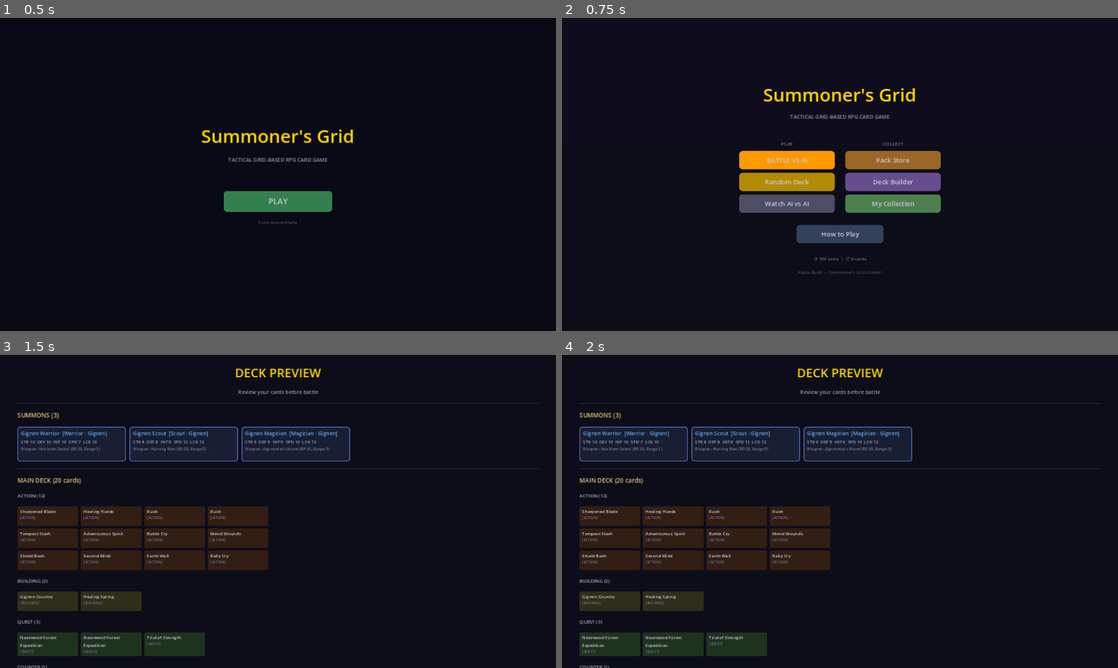
Above: before the commit, frames 1-4 (two rows, left to right).
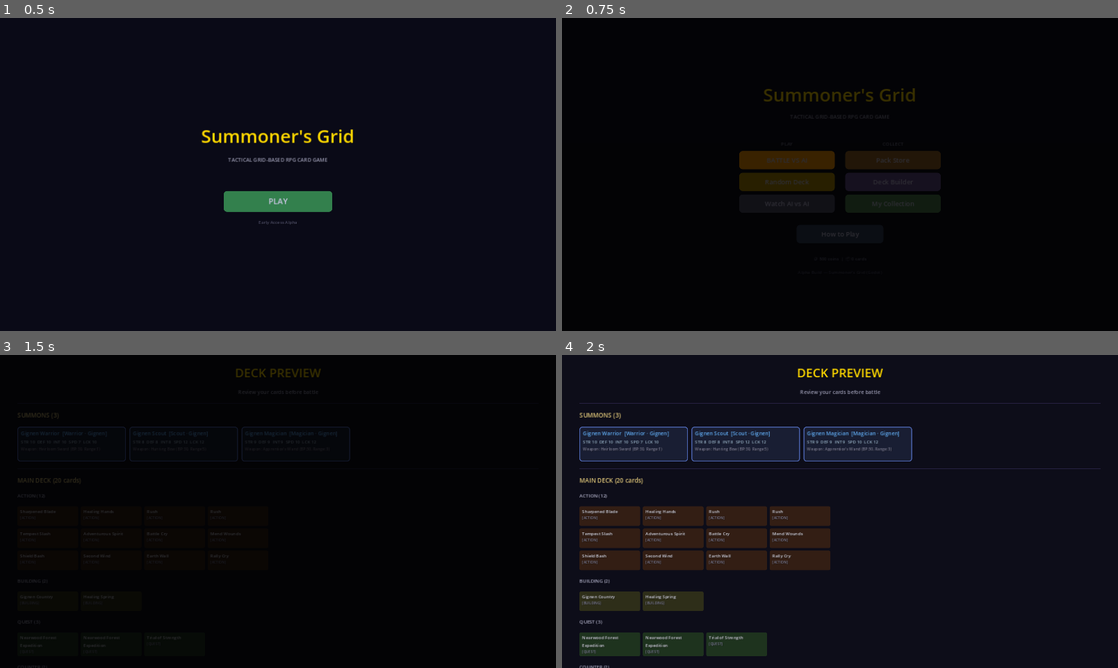
Above: after the commit, the same moments.

Repository: look-itsaxiom/summoners-grid
Game: Godot game, scene res://scenes/login.tscn
Two runs of this game, one before a commit and one after it. Both use one fixed random seed, a clock stepped at 60 frames per second and the inputs below.
Inputs:
- Up to frame 1 (0.5 s): no input
- Up to frame 2 (0.75 s): click "PLAY" at 0.5 s
- Up to frame 3 (1.5 s): click "BATTLE VS AI" at 1.25 s
- Up to frame 4 (2 s): no input

Frame 1 is identical in both runs. In frame 2, 8.1% of the frame differs, in the area x 31-69%, y 22-82%; in frame 3, 20%, in the area x 3-97%, y 4-100%; in frame 4, nothing differs.

Commit message:
feat: fade transitions between all screens
SceneTransition autoload: smooth 0.3s fade-to-black between
all screens. Wired into every navigation point. Premium feel.

Co-Authored-By: Claude Opus 4.6 (1M context) <noreply@anthropic.com>

Diff:
--- a/godot/project.godot
+++ b/godot/project.godot
@@ -11,6 +11,11 @@
 config/features=PackedStringArray("4.3")
 
 [autoload]
+
+
+
+
+
 
 
 
@@ -80,6 +85,8 @@
 
 Auth="*res://scripts/engine/auth.gd"
 
+SceneTransition="*res://scripts/engine/scene_transition.gd"
+
 
 [display]
 window/stretch/mode="canvas_items"
--- /dev/null
+++ b/godot/scripts/engine/scene_transition.gd
@@ -0,0 +1,42 @@
+extends CanvasLayer
+## Global scene transition — fade to black between scenes.
+## Use: SceneTransition.change_scene("res://scenes/menu.tscn")
+
+var _overlay: ColorRect
+var _is_transitioning := false
+
+
+func _ready() -> void:
+	layer = 100  # Always on top
+	_overlay = ColorRect.new()
+	_overlay.color = Color(0, 0, 0, 0)
+	_overlay.set_anchors_preset(Control.PRESET_FULL_RECT)
+	_overlay.mouse_filter = Control.MOUSE_FILTER_IGNORE
+	add_child(_overlay)
+
+
+## Fade out, change scene, fade in.
+func change_scene(path: String, duration: float = 0.3) -> void:
+	if _is_transitioning:
+		return
+	_is_transitioning = true
+	_overlay.mouse_filter = Control.MOUSE_FILTER_STOP
+
+	# Fade to black
+	var tween := create_tween()
+	tween.tween_property(_overlay, "color:a", 1.0, duration * 0.5)
+	await tween.finished
+
+	# Change scene
+	get_tree().change_scene_to_file(path)
+
+	# Wait a frame for scene to load
+	await get_tree().process_frame
+
+	# Fade from black
+	var tween2 := create_tween()
+	tween2.tween_property(_overlay, "color:a", 0.0, duration * 0.5)
+	await tween2.finished
+
+	_overlay.mouse_filter = Control.MOUSE_FILTER_IGNORE
+	_is_transitioning = false
--- a/godot/scripts/ui/collection.gd
+++ b/godot/scripts/ui/collection.gd
@@ -194,7 +194,7 @@
 	bs.corner_radius_bottom_left = 6
 	bs.corner_radius_bottom_right = 6
 	back_btn.add_theme_stylebox_override("normal", bs)
-	back_btn.pressed.connect(func(): get_tree().change_scene_to_file("res://scenes/menu.tscn"))
+	back_btn.pressed.connect(func(): get_node("/root/SceneTransition").change_scene("res://scenes/menu.tscn"))
 	vbox.add_child(back_btn)
 
 	var store_btn := Button.new()
@@ -208,7 +208,7 @@
 	ss.corner_radius_bottom_left = 6
 	ss.corner_radius_bottom_right = 6
 	store_btn.add_theme_stylebox_override("normal", ss)
-	store_btn.pressed.connect(func(): get_tree().change_scene_to_file("res://scenes/pack_store.tscn"))
+	store_btn.pressed.connect(func(): get_node("/root/SceneTransition").change_scene("res://scenes/pack_store.tscn"))
 	vbox.add_child(store_btn)
 
 	return panel
--- a/godot/scripts/ui/deck_builder.gd
+++ b/godot/scripts/ui/deck_builder.gd
@@ -160,7 +160,7 @@
 	bs.corner_radius_bottom_left = 6
 	bs.corner_radius_bottom_right = 6
 	back_btn.add_theme_stylebox_override("normal", bs)
-	back_btn.pressed.connect(func(): get_tree().change_scene_to_file("res://scenes/menu.tscn"))
+	back_btn.pressed.connect(func(): get_node("/root/SceneTransition").change_scene("res://scenes/menu.tscn"))
 	vbox.add_child(back_btn)
 
 	return panel
--- a/godot/scripts/ui/login_screen.gd
+++ b/godot/scripts/ui/login_screen.gd
@@ -80,7 +80,7 @@
 	var hover := style.duplicate()
 	hover.bg_color = style.bg_color.lightened(0.15)
 	play_btn.add_theme_stylebox_override("hover", hover)
-	play_btn.pressed.connect(func(): get_tree().change_scene_to_file("res://scenes/menu.tscn"))
+	play_btn.pressed.connect(func(): get_node("/root/SceneTransition").change_scene("res://scenes/menu.tscn"))
 	center.add_child(play_btn)
 
 	var note := Label.new()
--- a/godot/scripts/ui/main_menu_screen.gd
+++ b/godot/scripts/ui/main_menu_screen.gd
@@ -230,34 +230,34 @@
 	var gm = get_node("/root/GameManager")
 	gm.spectator_mode = false
 	gm.use_random_decks = false
-	get_tree().change_scene_to_file("res://scenes/deck_preview.tscn")
+	get_node("/root/SceneTransition").change_scene("res://scenes/deck_preview.tscn")
 
 
 func _on_random_game() -> void:
 	var gm = get_node("/root/GameManager")
 	gm.spectator_mode = false
 	gm.use_random_decks = true
-	get_tree().change_scene_to_file("res://scenes/game.tscn")
+	get_node("/root/SceneTransition").change_scene("res://scenes/game.tscn")
 
 
 func _on_watch_ai() -> void:
 	var gm = get_node("/root/GameManager")
 	gm.spectator_mode = true
 	gm.use_random_decks = false
-	get_tree().change_scene_to_file("res://scenes/game.tscn")
+	get_node("/root/SceneTransition").change_scene("res://scenes/game.tscn")
 
 
 func _on_pack_store() -> void:
-	get_tree().change_scene_to_file("res://scenes/pack_store.tscn")
+	get_node("/root/SceneTransition").change_scene("res://scenes/pack_store.tscn")
 
 
 func _on_deck_builder() -> void:
-	get_tree().change_scene_to_file("res://scenes/deck_builder.tscn")
+	get_node("/root/SceneTransition").change_scene("res://scenes/deck_builder.tscn")
 
 
 func _on_collection() -> void:
-	get_tree().change_scene_to_file("res://scenes/collection.tscn")
+	get_node("/root/SceneTransition").change_scene("res://scenes/collection.tscn")
 
 
 func _on_how_to_play() -> void:
-	get_tree().change_scene_to_file("res://scenes/how_to_play.tscn")
+	get_node("/root/SceneTransition").change_scene("res://scenes/how_to_play.tscn")
--- a/godot/scripts/ui/pack_store.gd
+++ b/godot/scripts/ui/pack_store.gd
@@ -114,9 +114,9 @@
 	main.add_child(btn_row)
 
 	_add_nav_button(btn_row, "MY COLLECTION", Color(0.3, 0.5, 0.3), func():
-		get_tree().change_scene_to_file("res://scenes/collection.tscn"))
+		get_node("/root/SceneTransition").change_scene("res://scenes/collection.tscn"))
 	_add_nav_button(btn_row, "BACK TO MENU", Color(0.3, 0.3, 0.45), func():
-		get_tree().change_scene_to_file("res://scenes/menu.tscn"))
+		get_node("/root/SceneTransition").change_scene("res://scenes/menu.tscn"))
 
 
 func _add_pack_card(parent: HBoxContainer, title_text: String, desc_text: String, price: String, color: Color, pack_type: String) -> void:
